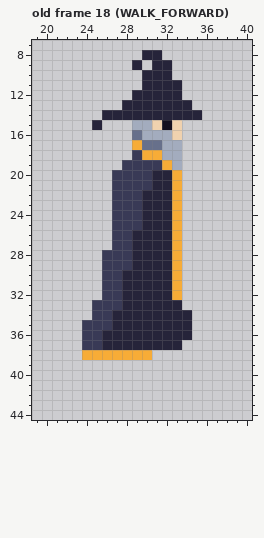
Pixel-art file, stored at Orbsmash/ContentSource/Characters/Wizard.aseprite. That is the earlier state.
64x48 pixels, 75 frames. Shown: old frame 18 (WALK_FORWARD): x 19..40, y 7..44. The commit also changed other frames, which this record leaves out.
The same view after the edit:
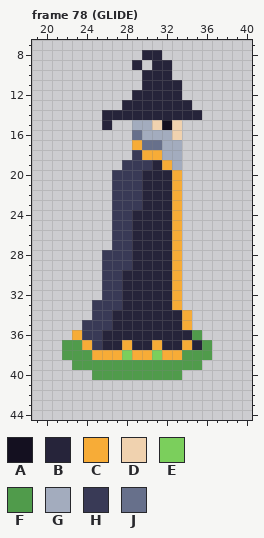
Palette (. is transparent): A #141020  B #26243a  C #f7ac37  D #f0d2af  E #7bcf5c  F #509b4b  G #a3acbe  H #393a56  J #67708b
A new or re-ordered frame is compared with the old frame closest to it.
The exact change:
frames 75 -> 84
Frame 78 (GLIDE) is new; against old frame 18 (WALK_FORWARD), layers "head", "robe", "legs":
The edit adds colour B in row 15 at x 26; in row 37 at x 35.
Colour H gives way to colour B in row 19 at x 31; in rows 20 to 21 at x 30; in rows 24 to 25 at x 29.
The edit adds colour C in row 36 at x 23; in row 37 at x 34; in row 38 at x 32 to 33.
Colour B gives way to colour C in row 33 at x 33; in rows 34 to 35 at x 34; in row 37 at x 28 and 31.
Colour H gives way to colour C in row 37 at x 24.
The edit adds colour E in row 38 at x 31.
Colour C gives way to colour E in row 38 at x 28.
The edit adds colour F in row 36 at x 35; in row 37 at x 22 to 23 and 36; in row 38 at x 22 to 23 and 34 to 36; in row 39 at x 23 to 35; in row 40 at x 25 to 33.
Colour C gives way to colour F in row 38 at x 24.
Colour B is gone in row 15 at x 25.
Changed places in both pictures, as pixel boxes (x1, y1, x2, y2):
changed: (92, 120, 112, 130)
changed: (132, 160, 162, 230)
changed: (62, 300, 212, 380)
